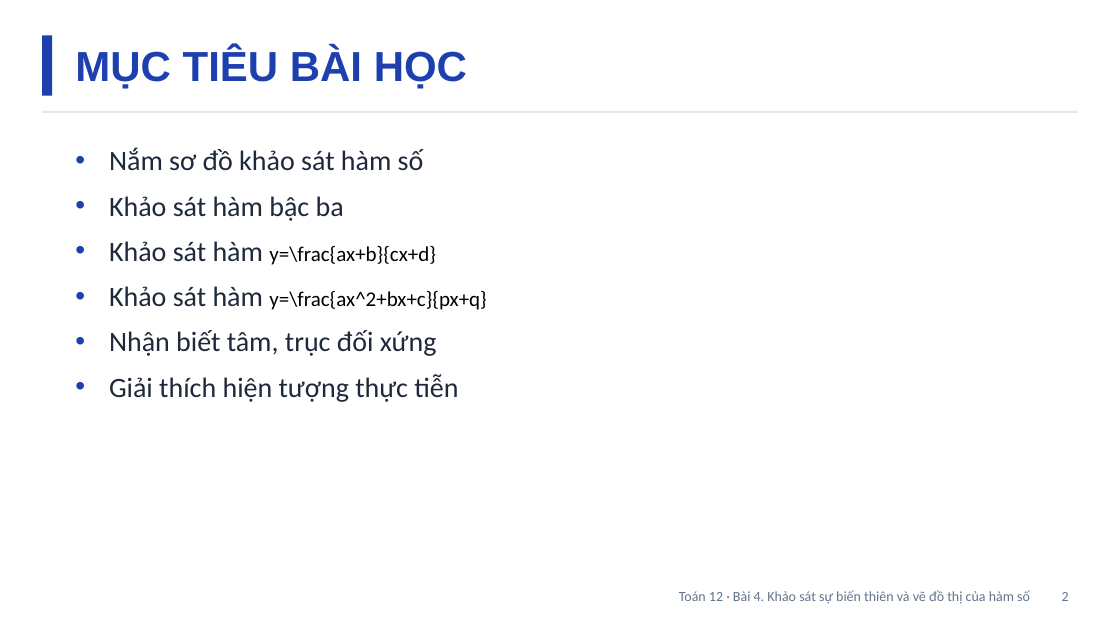
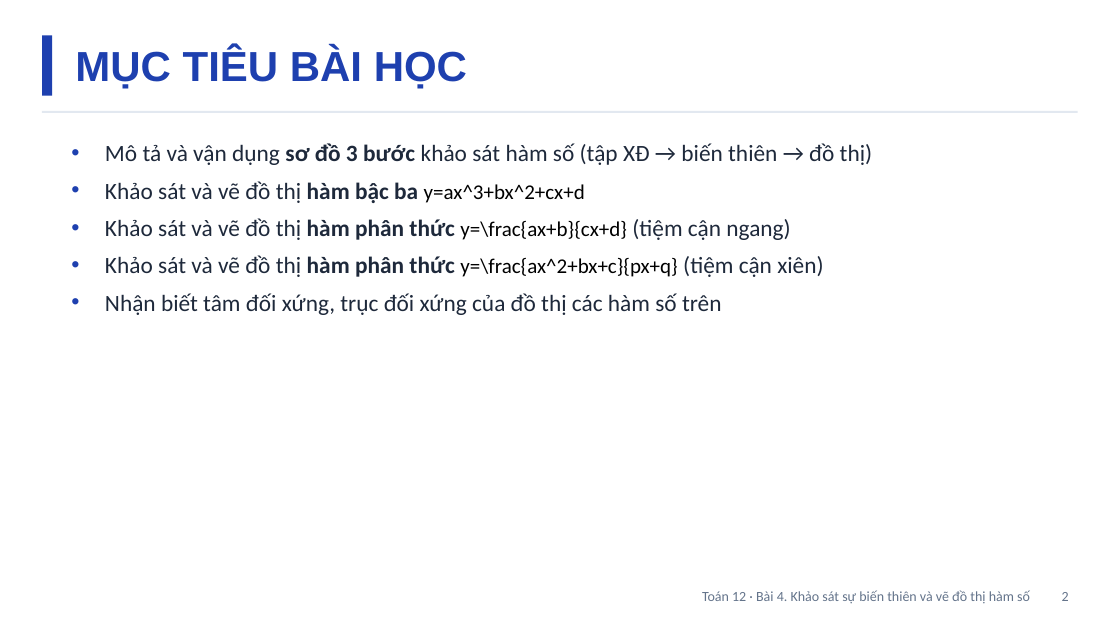
Before and after one commit to Trangtu66/Taode_thi_online, a slide deck: slide 2 of mon/toan/slide/lop12/Slide_TOAN12_Bai4_T14-18.pptx. Drawn at 1120x630 pixels with LibreOffice and Linux fonts; fonts in the diff are those of the drawing. Boxes give left, top, right and bottom in pixels: in the first picture for what was removed or moved away, otherwise in the second. Text is boxed around its words. In the diff, an @@ line names an element or a change of style, - is before the commit and + after.

```diff
--- a/mon/toan/slide/lop12/Slide_TOAN12_Bai4_T14-18.pptx
+++ b/mon/toan/slide/lop12/Slide_TOAN12_Bai4_T14-18.pptx
@@ text at (105,143,873,315): text changed; size 24 to 20 pt @@
-• Nắm sơ đồ khảo sát hàm số
-• Khảo sát hàm bậc ba
-• Khảo sát hàm y=\frac{ax+b}{cx+d}
-• Khảo sát hàm y=\frac{ax^2+bx+c}{px+q}
-• Nhận biết tâm, trục đối xứng
-• Giải thích hiện tượng thực tiễn
+• Mô tả và vận dụng sơ đồ 3 bước khảo sát hàm số (tập XĐ → biến thiên → đồ thị)
+• Khảo sát và vẽ đồ thị hàm bậc ba y=ax^3+bx^2+cx+d
+• Khảo sát và vẽ đồ thị hàm phân thức y=\frac{ax+b}{cx+d} (tiệm cận ngang)
+• Khảo sát và vẽ đồ thị hàm phân thức y=\frac{ax^2+bx+c}{px+q} (tiệm cận xiên)
+• Nhận biết tâm đối xứng, trục đối xứng của đồ thị các hàm số trên
@@ text at (702,590,1069,603): text changed @@
-Toán 12 · Bài 4. Khảo sát sự biến thiên và vẽ đồ thị của hàm số 2
+Toán 12 · Bài 4. Khảo sát sự biến thiên và vẽ đồ thị hàm số 2
```
Also in this commit, not shown: 22 other slides changed, 42 slides added, 1 slide removed.
